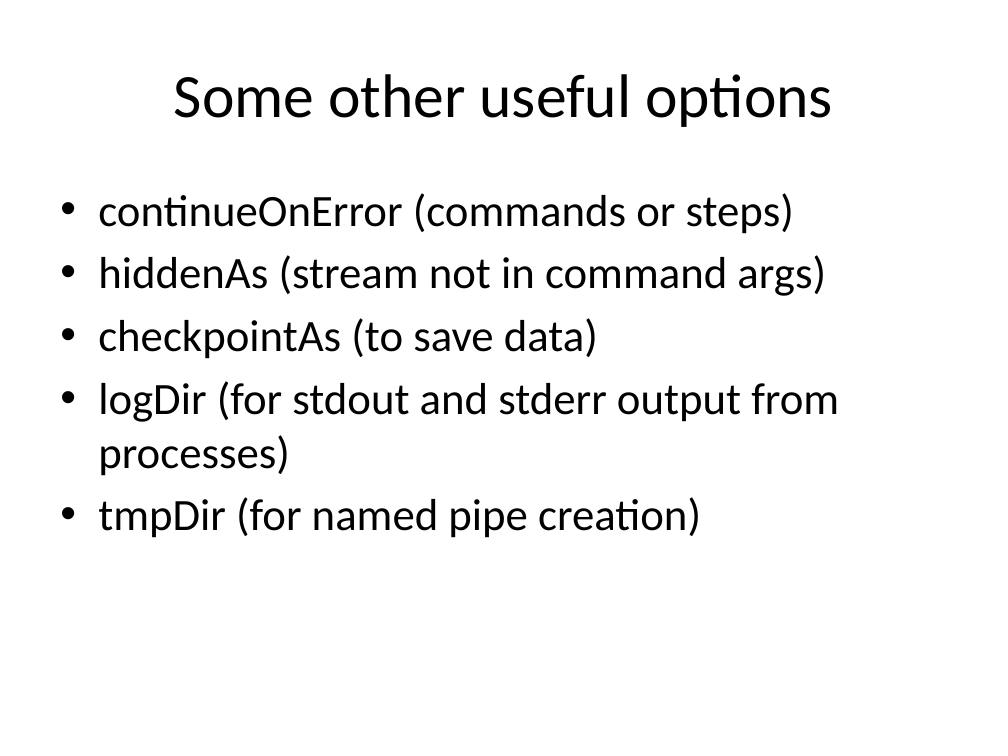
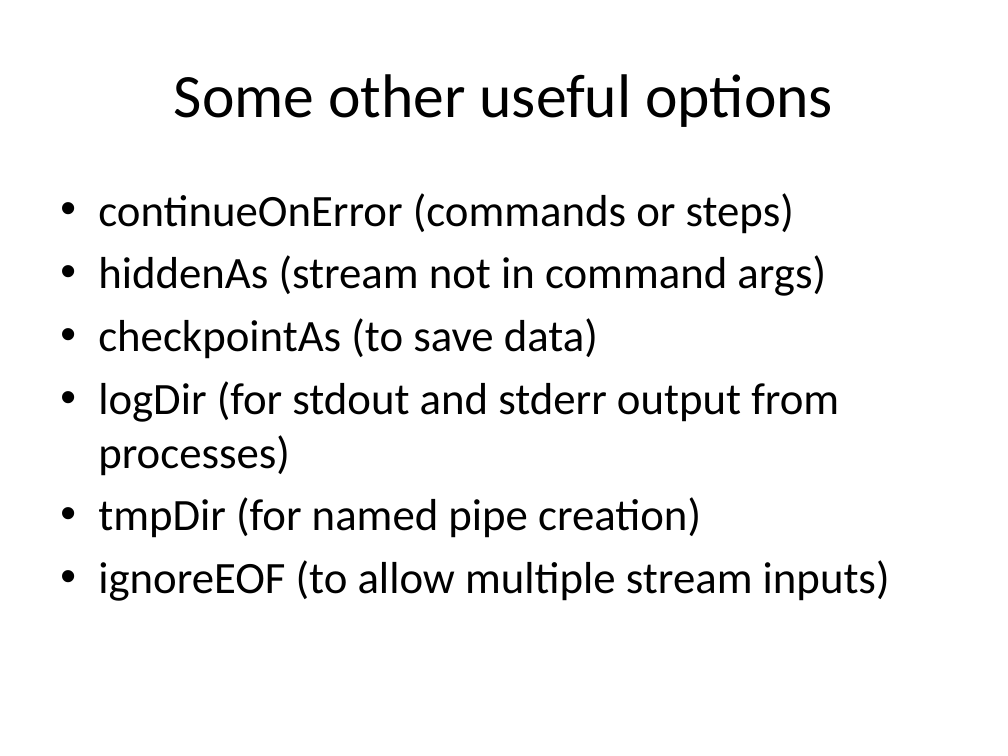
Before and after one commit to nnovod/PEMstr, a slide deck: slide 24 of doc/PEMstr.pptx. Drawn at 1008x756 pixels with LibreOffice and Linux fonts; fonts in the diff are those of the drawing. Boxes give left, top, right and bottom in pixels: in the first picture for what was removed or moved away, otherwise in the second. Text is boxed around its words. In the diff, an @@ line names an element or a change of style, - is before the commit and + after.

Commit message:
Update doc/slides with ignoreEOF

```diff
--- a/doc/PEMstr.pptx
+++ b/doc/PEMstr.pptx
@@ text at (x1=98, y1=560, x2=890, y2=601): paragraph added @@
+• ignoreEOF (to allow multiple stream inputs)
```
Also in this commit, not shown: 1 other file.
